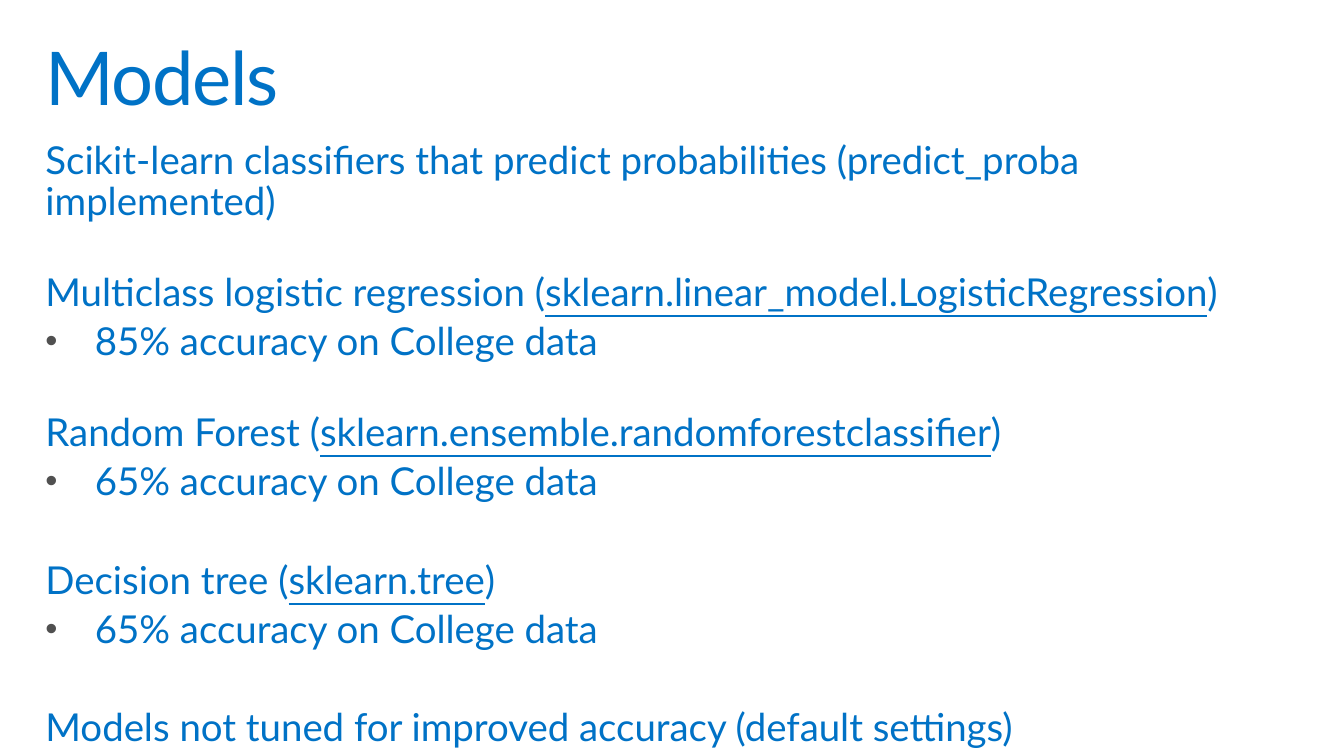
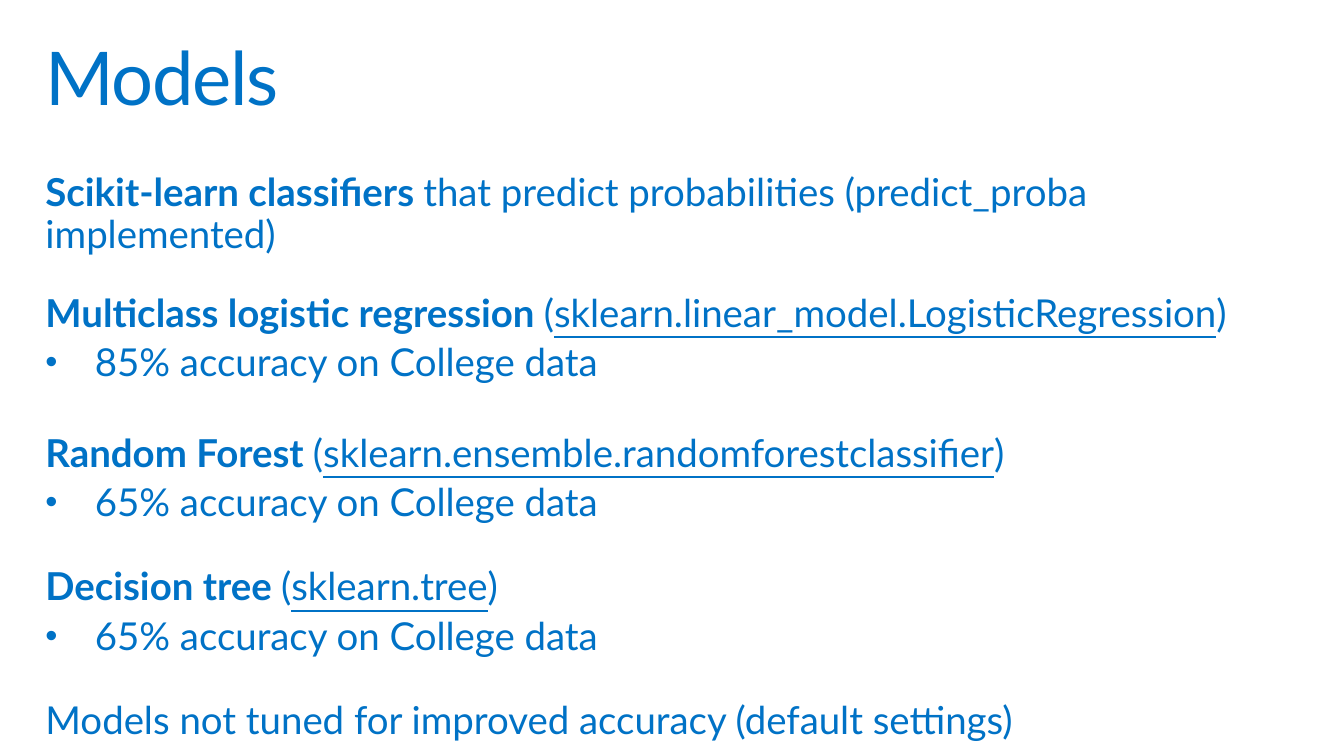
Before and after one commit to PKing70/LIMEaid, a slide deck: slide 7 of docs/LIMEaid_Final.pptx. Drawn at 1344x756 pixels with LibreOffice and Linux fonts; fonts in the diff are those of the drawing; background and template pictures are left out. Boxes give left, top, right and bottom in pixels: in the first picture for what was removed or moved away, otherwise in the second. Text is boxed around its words. In the diff, an @@ line names an element or a change of style, - is before the commit and + after.

```diff
--- a/docs/LIMEaid_Final.pptx
+++ b/docs/LIMEaid_Final.pptx
@@ text "Scikit-learn classifiers that predict probabilities ...": place and size @@
-text "Scikit-learn classifiers that predict probabilities ..." at <box>45,144,1218,748</box>
+text "Scikit-learn classifiers that predict probabilities ..." at <box>45,176,1227,741</box>
@@ text at <box>45,176,1227,657</box>: bold on in "Scikit-learn classifiers", "Multiclass logistic regression", "Random Forest", "Decision tree"; bullet colour #505050 to #0072C6 @@
```
Also in this commit, not shown: 7 other slides changed, 4 other files.
